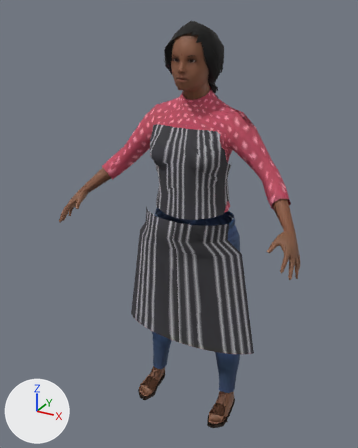
One commit to the glTF model godot-chennai/assets/people/shopkeeper_f.glb: the scene before it, then after it.
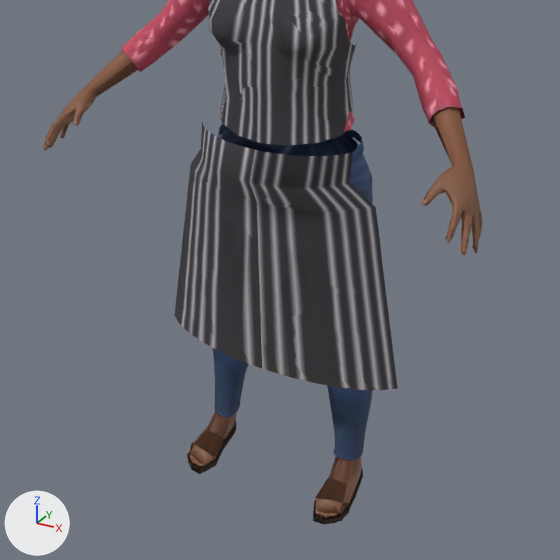
The first picture shows the older version from a 50 mm camera at (0.833, -1.678, 1.667) aimed at (-0.037, -0.096, 0.876). The close-ups show the older and then the newer version on the part from 10% to 96% of the width and 31% to 100% of the height of that picture. Only the edits that show in the close-ups are written down. The lights are fixed; the arrows at lower left show +X, +Y and +Z. Vertices at exactly the same position are counted once.

The first close-up shows 'Body', 'Body_LOD1'.
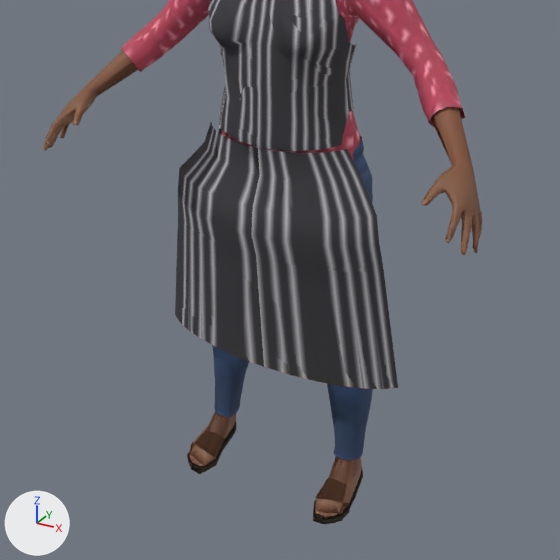
Location of each change, (x1, y1, x2, y2) in pixels of the close-ups (560 x 560 px; the box of a moved part takes in the faces that stretch with it):
```json
{"part": 1, "of": "me_body", "change": "moved or reshaped", "before": [177, 122, 395, 390], "after": [176, 115, 395, 388]}
{"part": 2, "of": "me_body", "change": "surface changed", "before": [122, 0, 461, 117], "after": [122, 0, 461, 131]}
{"part": 3, "of": "me_body_lod1", "change": "moved or reshaped", "before": [175, 0, 394, 390], "after": [176, 0, 395, 389]}
{"part": 4, "of": "me_body_lod1", "change": "surface changed", "before": [122, 0, 462, 118], "after": [122, 0, 462, 118]}
```

The change, as JSON lines over the scene's bpy script:
```json
{"block": "me_body", "where": "# used by ob_body; location = (0.0, 0.0, 0.0)"}
{"op": "remove", "block": "me_body", "code": "me_body.from_pydata(...)  # 6116 vertices, 9048 faces; spans x -0.49..0.49, y -0.32..0.1, z 0.0..1.62"}
{"op": "add", "block": "me_body", "code": "me_body.from_pydata(...)  # 6146 vertices, 9104 faces; spans x -0.49..0.49, y -0.32..0.1, z 0.0..1.62"}
{"block": "me_body", "change": "me_body part 1"}
{"block": "me_body", "change": "3 faces are deleted"}
{"block": "me_body", "change": "12 vertices in x -0.25..0.21, y -0.17..-0.1, z 0.55..0.67 move by (0.0, -0.01, 0.0)"}
{"block": "me_body", "change": "9 vertices in x -0.18..0.18, y -0.19..-0.14, z 0.36..0.93 move by (0.0, 0.01, 0.0)"}
{"block": "me_body", "change": "7 vertices in x -0.24..0.0, y -0.18..-0.1, z 0.61..0.8 move by (0.0, -0.02, 0.0)"}
{"block": "me_body", "change": "7 vertices in x -0.25..0.05, y -0.17..-0.08, z 0.74..0.8 move by (0.0, -0.03, 0.0)"}
{"block": "me_body", "change": "7 vertices in x 0.05..0.27, y -0.17..-0.08, z 0.55..0.67 move by (0.01, -0.01, 0.0)"}
{"block": "me_body", "change": "6 vertices in x 0.04..0.24, y -0.17..-0.08, z 0.74..0.8 move by (0.01, -0.03, 0.0)"}
{"block": "me_body", "change": "54 vertices move from x -0.28..0.28, y -0.21..-0.03, z 0.48..1.14 to x -0.29..0.29, y -0.21..-0.03, z 0.48..1.14"}
{"block": "me_body", "change": "30 vertices are added at x -0.17..0.17, y -0.17..0.09, z 0.82..0.93"}
{"block": "me_body", "change": "59 new faces join them, mat_outfit"}
{"block": "me_body", "change": "me_body part 2: 552 kept faces spanning x -0.4..0.4, y -0.16..0.06, z 0.93..1.41 get new texture (UV) coordinates"}
{"block": "me_body_lod1", "where": "# used by ob_body_lod1; location = (0.0, 0.0, 0.0)"}
{"op": "remove", "block": "me_body_lod1", "code": "me_body_lod1.from_pydata(...)  # 2545 vertices, 3381 faces; spans x -0.49..0.49, y -0.31..0.1, z 0.0..1.62"}
{"op": "add", "block": "me_body_lod1", "code": "me_body_lod1.from_pydata(...)  # 2541 vertices, 3383 faces; spans x -0.49..0.49, y -0.31..0.1, z 0.0..1.62"}
{"block": "me_body_lod1", "change": "me_body_lod1 part 3"}
{"block": "me_body_lod1", "change": "102 vertices are removed from x -0.28..0.27, y -0.21..0.07, z 0.36..1.51"}
{"block": "me_body_lod1", "change": "249 faces are deleted"}
{"block": "me_body_lod1", "change": "3 vertices in x -0.06..0.06, y -0.17..-0.16, z 0.93..0.94 move by (0.0, 0.0, -0.01)"}
{"block": "me_body_lod1", "change": "14 vertices move within x -0.19..0.19, y -0.13..0.07, z 0.36..1.44"}
{"block": "me_body_lod1", "change": "93 vertices are added at x -0.28..0.28, y -0.21..0.09, z 0.36..1.43"}
{"block": "me_body_lod1", "change": "6 new vertices lie (0.0, 0.0, 0.06) away from vertices in x -0.19..0.19, y -0.2..-0.16, z 0.74"}
{"block": "me_body_lod1", "change": "15 new faces join them, mat_skin (picture img_shopkeeper_f_skin)"}
{"block": "me_body_lod1", "change": "238 new faces join them, mat_outfit"}
{"block": "me_body_lod1", "change": "me_body_lod1 part 4: 256 kept faces spanning x -0.4..0.4, y -0.17..0.06, z 0.89..1.41 get new texture (UV) coordinates"}
{"block": "me_body_lod1", "change": "other edits to the shape of me_body_lod1 do not show in these pictures"}
```
